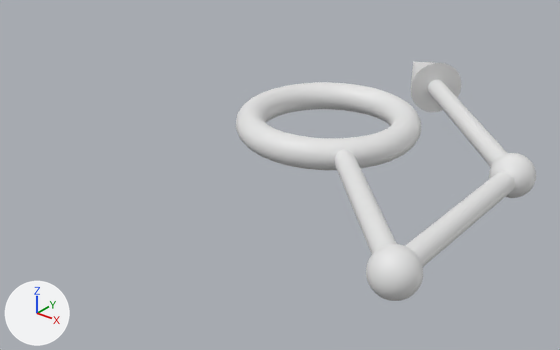
The OBJ model Assets/Modules/Azure/Assets/Arrows/Arrow-145.obj: old version first, new version second.
Before and after are seen from a camera (50 mm lens) standing at (2.13, -3.06, 1.5) and looking at (-0.13, -0.23, -0.25). Lighting does not change. The marker at lower left points along +X, +Y and +Z. Where no turn or scale is listed for an object, it has been applied to the vertices. Vertices at the same position are counted once.

Names of what the first picture shows: 'Arrow-145'.
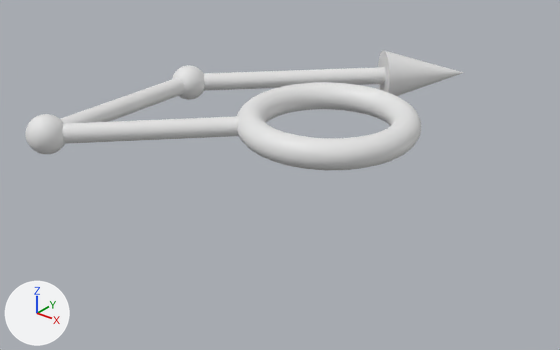
Changed parts and their boxes [x1, y1, x2, y2] in the pictures (560 x 350 px; the box of a moved part takes in the faces that stretch with it):
'Arrow-145', reshaped (46% wider, 50% shorter): before [236, 62, 536, 301]; after [25, 50, 464, 170]
part 1 of me_arrow_145, moved or reshaped: before [334, 149, 515, 267]; after [61, 78, 239, 144]
part 2 of me_arrow_145, moved or reshaped: before [411, 62, 461, 112]; after [378, 50, 464, 96]
part 3 of me_arrow_145, added: after [25, 114, 65, 154]
part 4 of me_arrow_145, added: after [172, 65, 204, 100]
part 5 of me_arrow_145, deleted: before [489, 153, 536, 198]
part 6 of me_arrow_145, deleted: before [366, 244, 423, 301]
part 7 of me_arrow_145, moved or reshaped: before [428, 80, 507, 167]; after [203, 67, 386, 91]

Patch to the scene script:
```diff
--- a/Assets/Modules/Azure/Assets/Arrows/Arrow-145.obj.py
+++ b/Assets/Modules/Azure/Assets/Arrows/Arrow-145.obj.py
@@ me_arrow_145 @@
 # used by ob_arrow_145; location = (0.0, 0.0, 0.0)
-me_arrow_145.from_pydata(...)  # 3267 vertices, 3143 faces; spans x -0.47..1.1, y -1.1..1.18, z -0.15..0.15
+me_arrow_145.from_pydata(...)  # 3265 vertices, 3143 faces; spans x -1.1..0.47, y -1.1..1.18, z -0.15..0.15
+# me_arrow_145 part 1: the loose piece of 126 vertices spanning x 0.25..1.05, y -1.04..0.0, z -0.05..0.05 is turned -180 degrees about the y axis through the mesh origin
+# me_arrow_145 part 2: the loose piece of 33 vertices spanning x -0.18..0.28, y 0.72..1.18, z -0.15..0.15 is turned 180 degrees about the y axis through the mesh origin
+# me_arrow_145 part 3: a new loose piece of 1009 vertices spanning x -1.1..-0.9, y -1.1..-0.9, z -0.1..0.1
+# me_arrow_145 part 4: a new loose piece of 1009 vertices spanning x -1.1..-0.9, y -0.1..0.1, z -0.1..0.1
+# me_arrow_145 part 5: the loose piece of 1010 vertices spanning x 0.9..1.1, y -0.1..0.1, z -0.1..0.1 is deleted
+# me_arrow_145 part 6: the loose piece of 1010 vertices spanning x 0.9..1.1, y -1.1..-0.9, z -0.1..0.1 is deleted
+# me_arrow_145 part 7
+# 62 vertices are removed from x -0.04..1.04, y -0.04..1.04, z -0.05..0.05
+# 34 faces are deleted
+# 36 vertices are added at x -1.04..0.03, y -0.04..1.02, z -0.05..0.05
+# 26 new vertices lie (1.0, 1.0, 0.0) away from vertices in x -1.04..-0.96, y -0.04..0.04, z -0.05..0.05
+# 34 new faces join them
```
